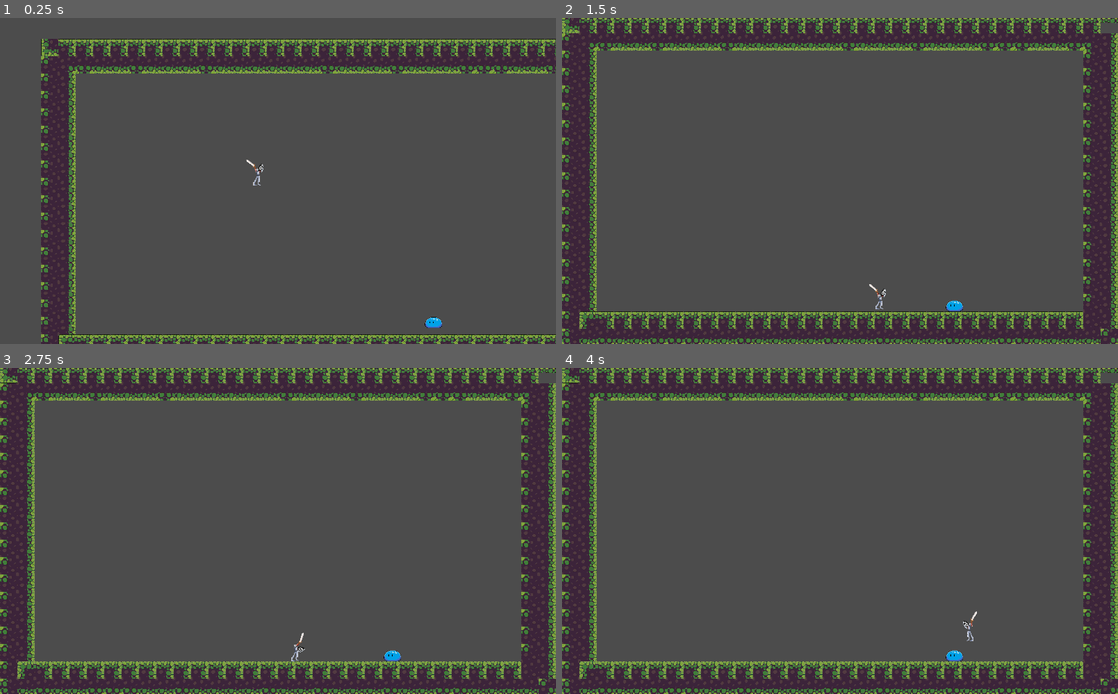
Above: before the commit, frames 1-4 (two rows, left to right).
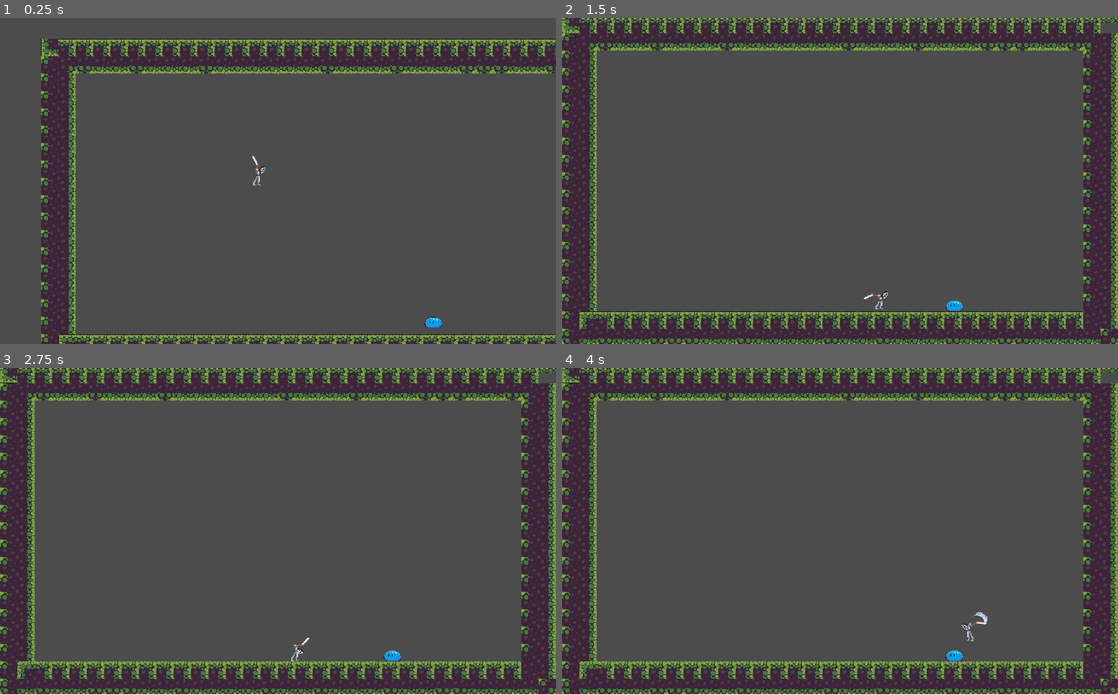
Above: after the commit, the same moments.

Repository: Sntx626/uol-gamejam-7
Game: Godot game, scene res://scenes/main_scene.tscn
The game is run twice, just before and just after one commit, with the same random seed, the same clock (stepped at 60 frames per second) and the same inputs.
Inputs (mouse positions are in pixels of both pictures, inside the frame that each line leads up to):
- Up to frame 1 (0.25 s): no input
- Up to frame 2 (1.5 s): move the mouse to (962, 164) at 0.52 s; hold D (move_right) 0.53-1.28 s; click (962, 164) at 0.6 s; tap W (jump) at 0.77 s; move the mouse to (728, 197) at 1.27 s; hold A (move_left) from 1.28 s (still down); click (728, 197) at 1.35 s
- Up to frame 3 (2.75 s): tap W (jump) at 1.52 s; move the mouse to (333, 459) at 2.02 s; release A (move_left) at 2.03 s; hold D (move_right) from 2.03 s (still down); click (333, 459) at 2.1 s
- Up to frame 4 (4 s): move the mouse to (812, 596) at 2.77 s; click (812, 596) at 2.85 s; tap W (jump) at 3.02, 3.77 s; move the mouse to (1006, 579) at 3.52 s; release D (move_right) at 3.53 s; hold A (move_left) from 3.53 s (still down); click (1006, 579) at 3.6 s

The runs differ from the first frame. In frame 1, less than 0.1% of the frame differs, in the area x 44-48%, y 42-48%; in frame 2, less than 0.1%; in frame 3, less than 0.1%; in frame 4, less than 0.1%, in the area x 71-77%, y 74-81%.

Commit message:
Added sowrd and animation

Diff:
--- a/src/Player.gd
+++ b/src/Player.gd
@@ -23,11 +23,14 @@
 var air_jump_pressed := false
 var coyote_time := false
 
+var is_swinging := false
+
 var velocity := Vector2.ZERO
 var motion := Vector2.ZERO
 var UP := Vector2.UP
 
 onready var ani = $PlayerSprite
+onready var aniArm = $Arm1
 onready var ground_ray = $RayCastContainer/RayGround
 onready var ground_ray2 = $RayCastContainer/RayGround2
 onready var right_wall_ray = $RayCastContainer/RayWallRight
--- a/src/Player.tscn
+++ b/src/Player.tscn
@@ -1,21 +1,81 @@
-[gd_scene load_steps=11 format=2]
+[gd_scene load_steps=22 format=2]
 
 [ext_resource path="res://Player.gd" type="Script" id=1]
 [ext_resource path="res://assets/player/Playerwithoutarms.png" type="Texture" id=2]
-[ext_resource path="res://assets/player/Swordarm.png" type="Texture" id=3]
 [ext_resource path="res://scripts/Arm1.gd" type="Script" id=4]
 [ext_resource path="res://assets/player/Shildarm.png" type="Texture" id=5]
+[ext_resource path="res://assets/player/Swordart.png" type="Texture" id=6]
+
+[sub_resource type="AtlasTexture" id=7]
+flags = 4
+atlas = ExtResource( 6 )
+region = Rect2( 0, 0, 200, 200 )
+
+[sub_resource type="AtlasTexture" id=8]
+flags = 4
+atlas = ExtResource( 6 )
+region = Rect2( 200, 0, 200, 200 )
+
+[sub_resource type="AtlasTexture" id=9]
+flags = 4
+atlas = ExtResource( 6 )
+region = Rect2( 400, 0, 200, 200 )
+
+[sub_resource type="AtlasTexture" id=10]
+flags = 4
+atlas = ExtResource( 6 )
+region = Rect2( 600, 0, 200, 200 )
+
+[sub_resource type="AtlasTexture" id=11]
+flags = 4
+atlas = ExtResource( 6 )
+region = Rect2( 0, 200, 200, 200 )
+
+[sub_resource type="AtlasTexture" id=12]
+flags = 4
+atlas = ExtResource( 6 )
+region = Rect2( 200, 200, 200, 200 )
+
+[sub_resource type="AtlasTexture" id=13]
+flags = 4
+atlas = ExtResource( 6 )
+region = Rect2( 400, 200, 200, 200 )
+
+[sub_resource type="AtlasTexture" id=14]
+flags = 4
+atlas = ExtResource( 6 )
+region = Rect2( 600, 200, 200, 200 )
+
+[sub_resource type="AtlasTexture" id=15]
+flags = 4
+atlas = ExtResource( 6 )
+region = Rect2( 0, 400, 200, 200 )
+
+[sub_resource type="AtlasTexture" id=16]
+flags = 4
+atlas = ExtResource( 6 )
+region = Rect2( 200, 400, 200, 200 )
+
+[sub_resource type="AtlasTexture" id=17]
+flags = 4
+atlas = ExtResource( 6 )
+region = Rect2( 0, 0, 200, 200 )
 
 [sub_resource type="SpriteFrames" id=3]
 animations = [ {
-"frames": [ ExtResource( 3 ) ],
+"frames": [ SubResource( 7 ), SubResource( 8 ), SubResource( 9 ), SubResource( 10 ), SubResource( 11 ), SubResource( 12 ), SubResource( 13 ), SubResource( 14 ), SubResource( 15 ), SubResource( 16 ) ],
+"loop": false,
+"name": "hit",
+"speed": 20.0
+}, {
+"frames": [ SubResource( 17 ) ],
 "loop": true,
 "name": "idle",
 "speed": 5.0
 } ]
 
 [sub_resource type="RectangleShape2D" id=6]
-extents = Vector2( 16, 16.5 )
+extents = Vector2( 16, 29.75 )
 
 [sub_resource type="SpriteFrames" id=5]
 animations = [ {
@@ -43,11 +103,12 @@
 position = Vector2( 2, -19 )
 frames = SubResource( 3 )
 animation = "idle"
-offset = Vector2( 26, 24 )
+playing = true
+offset = Vector2( 56, -45 )
 script = ExtResource( 4 )
 
 [node name="Sword" type="CollisionShape2D" parent="Arm1"]
-position = Vector2( 30, 23.5 )
+position = Vector2( 43, -4.25 )
 shape = SubResource( 6 )
 
 [node name="Arm2" type="AnimatedSprite" parent="."]
--- a/src/project.godot
+++ b/src/project.godot
@@ -44,6 +44,11 @@
 , Object(InputEventKey,"resource_local_to_scene":false,"resource_name":"","device":0,"alt":false,"shift":false,"control":false,"meta":false,"command":false,"pressed":false,"scancode":0,"physical_scancode":32,"unicode":0,"echo":false,"script":null)
  ]
 }
+hit={
+"deadzone": 0.5,
+"events": [ Object(InputEventMouseButton,"resource_local_to_scene":false,"resource_name":"","device":-1,"alt":false,"shift":false,"control":false,"meta":false,"command":false,"button_mask":0,"position":Vector2( 0, 0 ),"global_position":Vector2( 0, 0 ),"factor":1.0,"button_index":1,"pressed":false,"doubleclick":false,"script":null)
+ ]
+}
 
 [physics]
 
--- a/src/scripts/Arm1.gd
+++ b/src/scripts/Arm1.gd
@@ -6,9 +6,15 @@
 # var b = "text"
 # Called when the node enters the scene tree for the first time.
 
+export var attackSpeed = 10
+export var attackDamage = 10
+
+var is_swinging := false
+
 
 onready var parentAni = get_parent().get_node("PlayerSprite")
 onready var sword := $Sword
+
 func _ready():
 	pass # Replace with function body.
 
@@ -24,4 +30,17 @@
 		if (sword):
 			sword.position.x = sword.position.x * -1
 	print()
-	rotate(get_angle_to(get_global_mouse_position())+deg2rad(205 if flip_h else -25))
+	rotate(get_angle_to(get_global_mouse_position())+deg2rad(180 if flip_h else -0))
+
+func _physics_process(delta):
+	handle_sword(delta)
+
+func handle_sword(var delta):
+	if (not is_swinging and Input.is_action_just_pressed("hit")):
+		print("Swing")
+		is_swinging = true
+		speed_scale = attackSpeed/10
+		play("hit")
+		yield(self, "animation_finished")
+		play("idle")
+		is_swinging = false
Not shown, added: src/assets/player/Swordart.png.import
